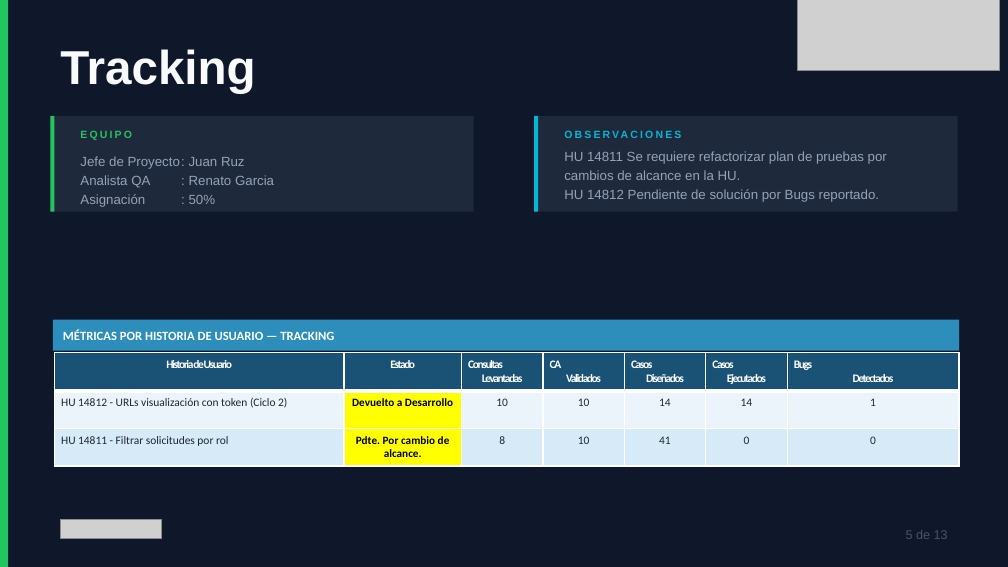
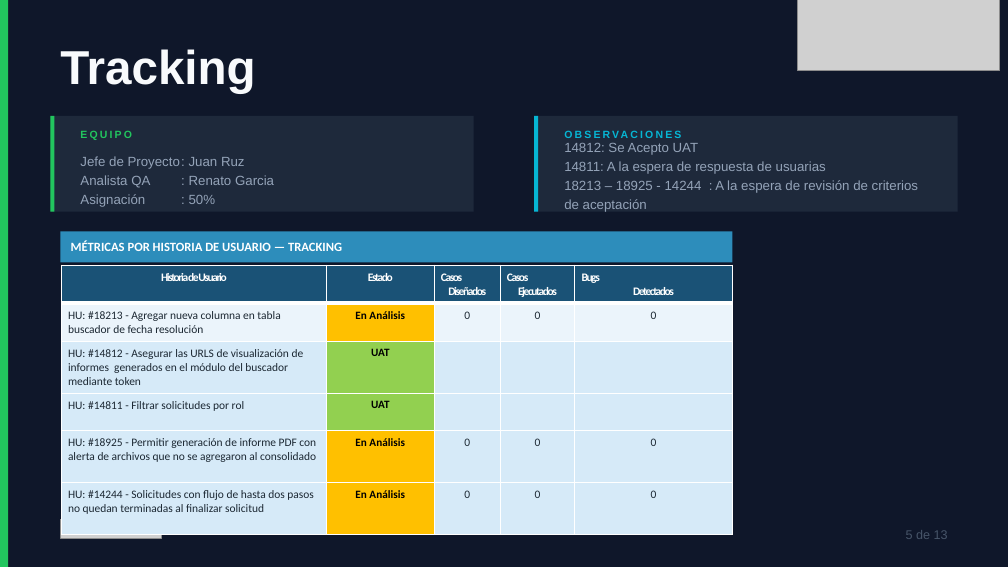
Before and after one commit to caradeux/qa_metrics, a slide deck: slide 5 of apps/api/assets/weekly-template.pptx. Drawn at 1008x567 pixels with LibreOffice and Linux fonts; fonts in the diff are those of the drawing; grey boxes stand for pictures. Boxes give left, top, right and bottom in pixels: in the first picture for what was removed or moved away, otherwise in the second. Text is boxed around its words. In the diff, an @@ line names an element or a change of style, - is before the commit and + after.

```diff
--- a/apps/api/assets/weekly-template.pptx
+++ b/apps/api/assets/weekly-template.pptx
@@ text at [564, 143, 918, 212]: text changed @@
-HU 14811 Se requiere refactorizar plan de pruebas por cambios de alcance en la HU.
-HU 14812 Pendiente de solución por Bugs reportado.
+14812: Se Acepto UAT
+14811: A la espera de respuesta de usuarias
+18213 – 18925 - 14244 : A la espera de revisión de criterios de aceptación
@@ rectangle "MÉTRICAS POR HISTORIA DE USUARIO ...": place and size @@
-rectangle "MÉTRICAS POR HISTORIA DE USUARIO ..." at [52, 320, 959, 351]
+rectangle "MÉTRICAS POR HISTORIA DE USUARIO ..." at [60, 232, 732, 263]
@@ table at [61, 265, 733, 532] @@
-Historia de Usuario | Estado | Consultas Levantadas | CA Validados | Casos Diseñados | Casos Ejecutados | Bugs Detectados
-HU 14812 - URLs visualización con token (Ciclo 2) | Devuelto a Desarrollo | 10 | 10 | 14 | 14 | 1
-HU 14811 - Filtrar solicitudes por rol | Pdte. Por cambio de alcance. | 8 | 10 | 41 | 0 | 0
+Historia de Usuario | Estado | Casos Diseñados | Casos Ejecutados | Bugs Detectados
+HU: #18213 - Agregar nueva columna en tabla buscador de fecha resolución | En Análisis | 0 | 0 | 0
+HU: #14812 - Asegurar las URLS de visualización de informes generados en el módulo del buscador mediante token | UAT |  |  | 
+HU: #14811 - Filtrar solicitudes por rol | UAT |  |  | 
+HU: #18925 - Permitir generación de informe PDF con alerta de archivos que no se agregaron al consolidado | En Análisis | 0 | 0 | 0
+HU: #14244 - Solicitudes con flujo de hasta dos pasos no quedan terminadas al finalizar solicitud | En Análisis | 0 | 0 | 0
@@ table: place and size @@
-table at [54, 353, 961, 466]
+table at [61, 265, 733, 532]
```
Also in this commit, not shown: 5 other slides changed, 9 slides added, 1 slide removed, 12 other files.
